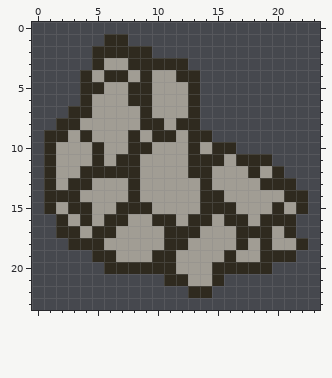
Pixel-art sprite, stored at src/img/ores/iron-ore.png. The picture above is the old version.
The file is 24x24 pixels.
Once edited:
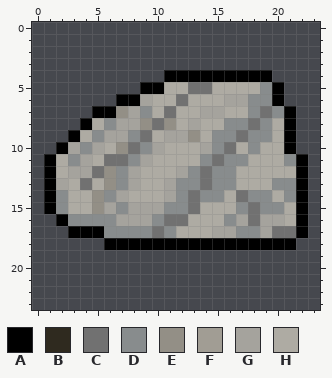
Palette (. is transparent): A #000000  B #2f2a1f  C #717171  D #888c8d  E #938f86  F #a19d94  G #a5a39d  H #aeaba3
Edits made:
Changed rows in their new state; - is an unchanged pixel.
first column x 1:
 1 -----..---------------
 2 ----.....-------------
 3 ----........----------
 4 ---.......AAAAAAAAA---
 5 ---.....AAHHCCHHHHDA--
 6 ---...AAGHHCHHHGGDDA--
 7 --..AAEGDHCHHGGHHDCDA-
 8 -..AHDGGECEHGHHDDCDHA-
 9 ..AHDGGDCHGGEHDDCDDHA-
10 .AGDGHECDGHHHGDCHDHHA-
11 AHDGHCCDGHHHHDCDDHHHDA
12 AHGGCEDGHHHGDCDDHHHHHA
13 AGHCHEDGHHGDDCDDHHHDDA
14 ADHHEDGHHHGDCDDHCDDHDA
15 ADHHEGDGGGDDCHHHDCDDHA
16 -ADDDDGGGDCCHHHDGCGGHA
17 -.AAADDDDCDHHHGGDDGCCA
18 --...AAAAAAAAAAAAAAAA.
19 ----.................-
20 -----..............---
21 ----------.....-------
22 ------------..--------
Where, in picture pixels (left, top, right, bottom), the same in both pictures:
changed: (44, 34, 308, 298)
